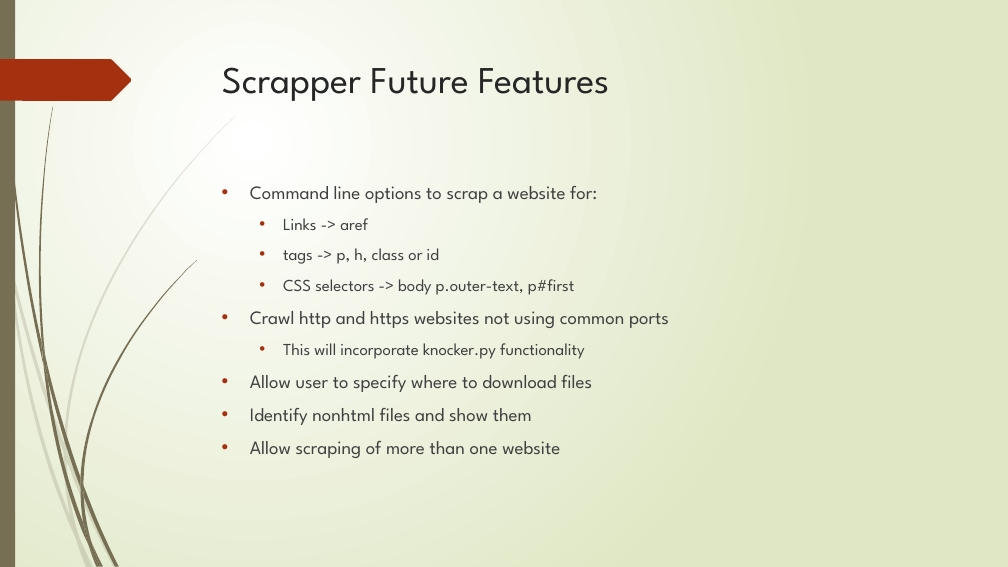
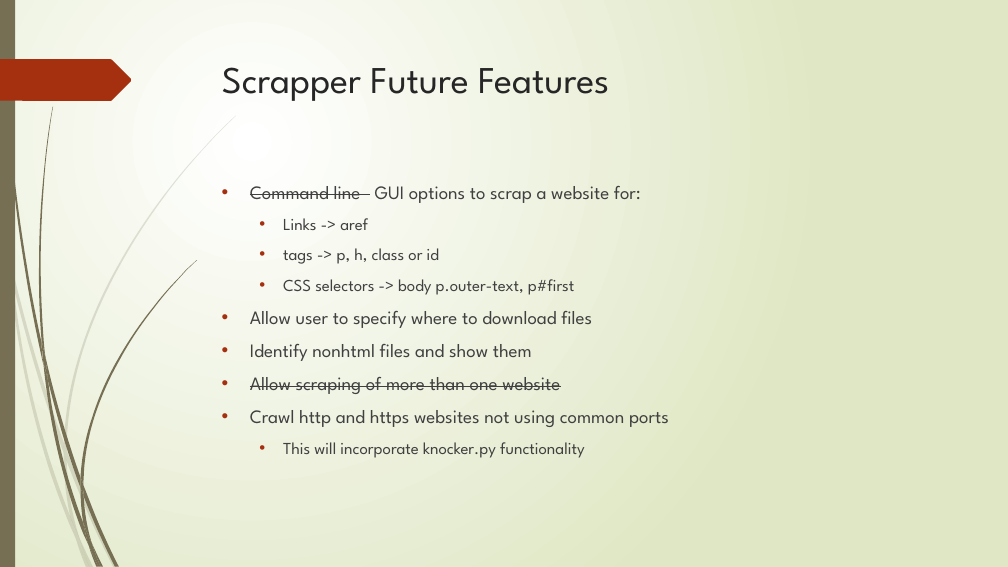
Before and after one commit to nysian/scrapper, a slide deck: slide 4 of Scrapper.pptx. Drawn at 1008x567 pixels with LibreOffice and Linux fonts; fonts in the diff are those of the drawing. Boxes give left, top, right and bottom in pixels: in the first picture for what was removed or moved away, otherwise in the second. Text is boxed around its words. In the diff, an @@ line names an element or a change of style, - is before the commit and + after.

```diff
--- a/Scrapper.pptx
+++ b/Scrapper.pptx
@@ text at [250, 186, 641, 203]: text changed @@
-• Command line options to scrap a website for:
+• Command line GUI options to scrap a website for:
@@ text at [250, 311, 669, 359]: paragraphs removed @@
-• Crawl http and https websites not using common ports
-  • This will incorporate knocker.py functionality
@@ text at [250, 377, 560, 394]: strikethrough on in "Allow scraping of more than one website" @@
@@ text at [250, 410, 669, 458]: paragraphs added @@
+• Crawl http and https websites not using common ports
+  • This will incorporate knocker.py functionality
```
Also in this commit, not shown: 2 other slides changed, 3 other files.
